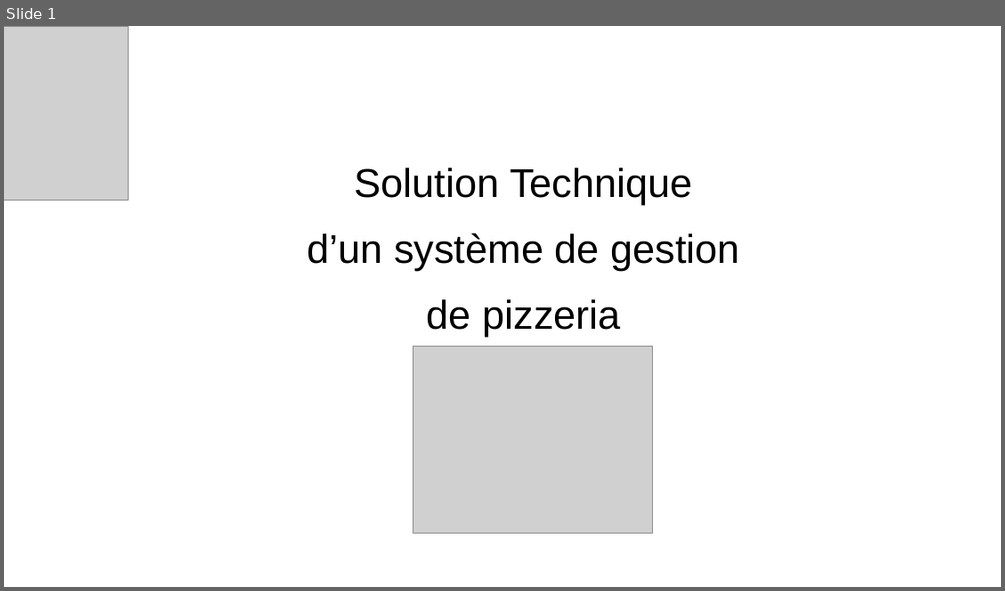
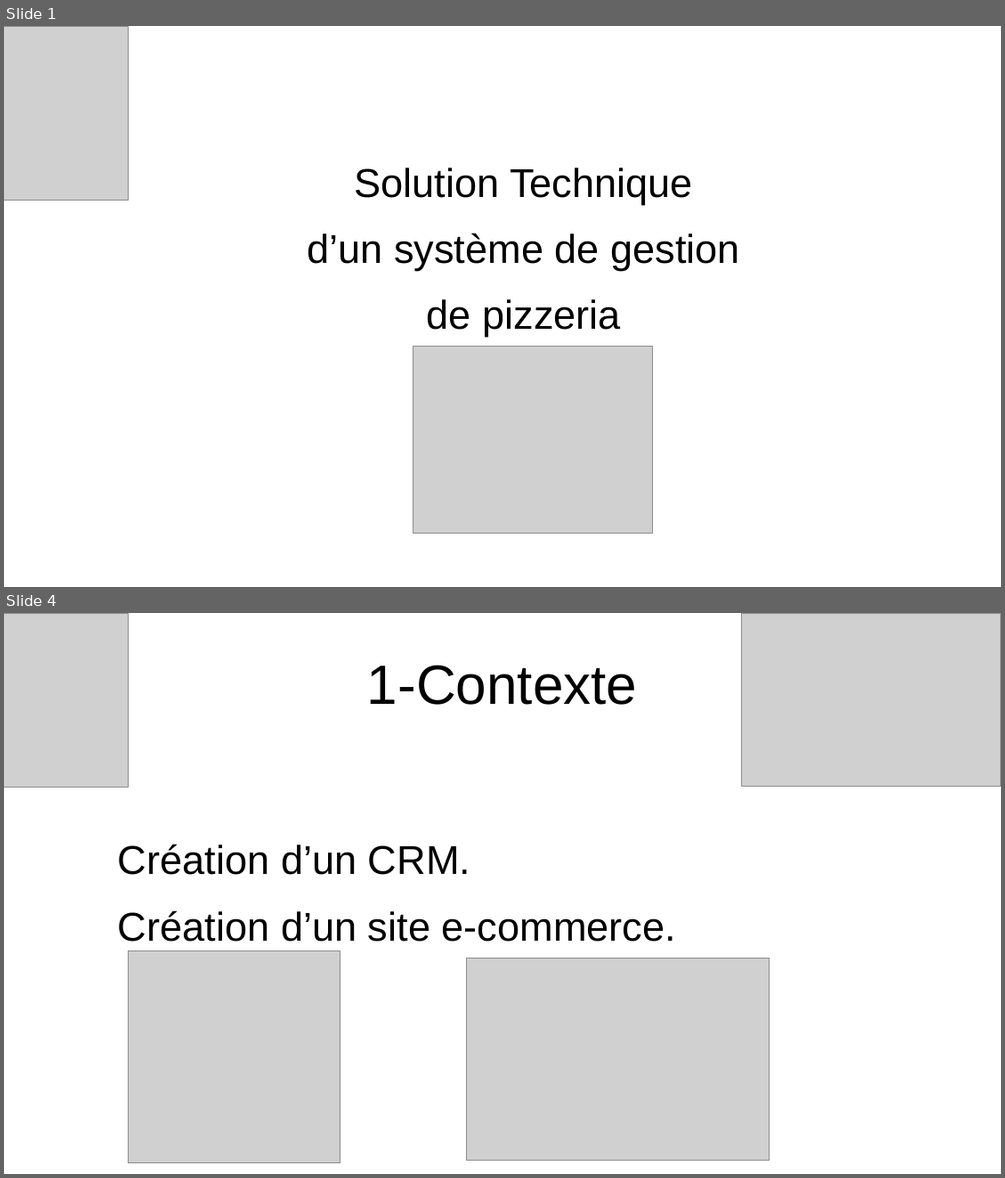
Before and after one commit to jbbaillet85/OCpizzas, a slide deck: documentation/Présentation technique.odp. Shown one above the other, each under a label of ours: slide 1 before the commit, slides 1 and 4 after it; the slides between them are not shown. The pictures are 1005x591 and 1005x1178 pixels, drawn with LibreOffice and Linux fonts; fonts in the diff are those of the drawing; grey boxes stand for pictures; background and template pictures are left out. Boxes give left, top, right and bottom in pixels: in the first picture for what was removed or moved away, otherwise in the second. Text is boxed around its words. In the diff, an @@ line names an element or a change of style, - is before the commit and + after.

```diff
--- a/documentation/Présentation technique.odp
+++ b/documentation/Présentation technique.odp
@@ slide 4 added at [4,613,1001,1174], background picture (left out) @@
@@ picture added at [4,613,129,787] @@
@@ picture added at [742,613,1001,787] @@
@@ title added at [367,665,637,705], 44 pt, text #000000 @@
+1-Contexte
@@ text added at [118,844,676,941], 32 pt, text #000000 @@
+Création d’un CRM.
+Création d’un site e-commerce.
@@ picture added at [129,951,340,1163] @@
@@ picture added at [467,957,770,1160] @@
```
Also in this commit, not shown: 3 slides changed, 2 other slides added, 4 slides removed, 12 other files.
